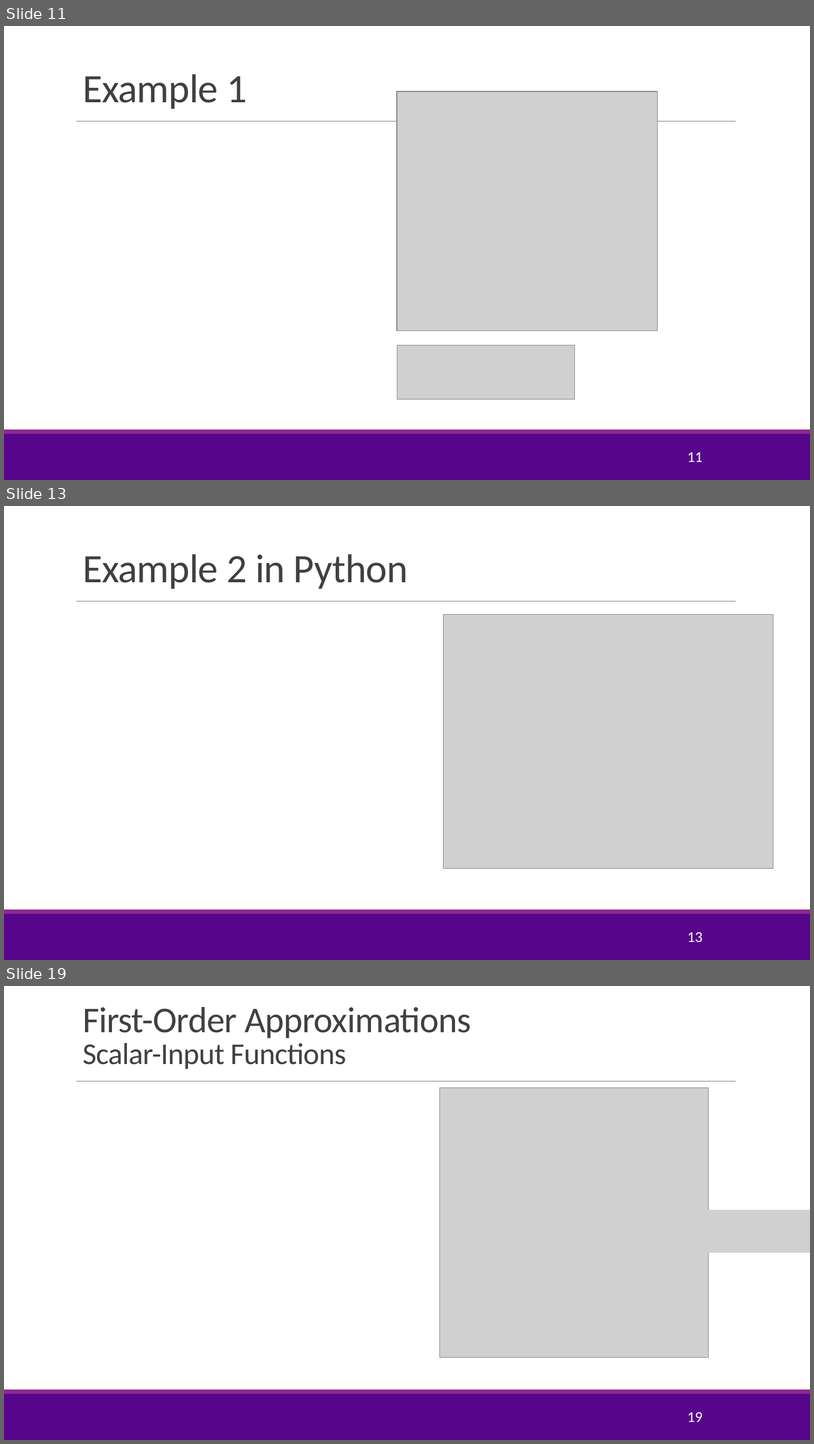
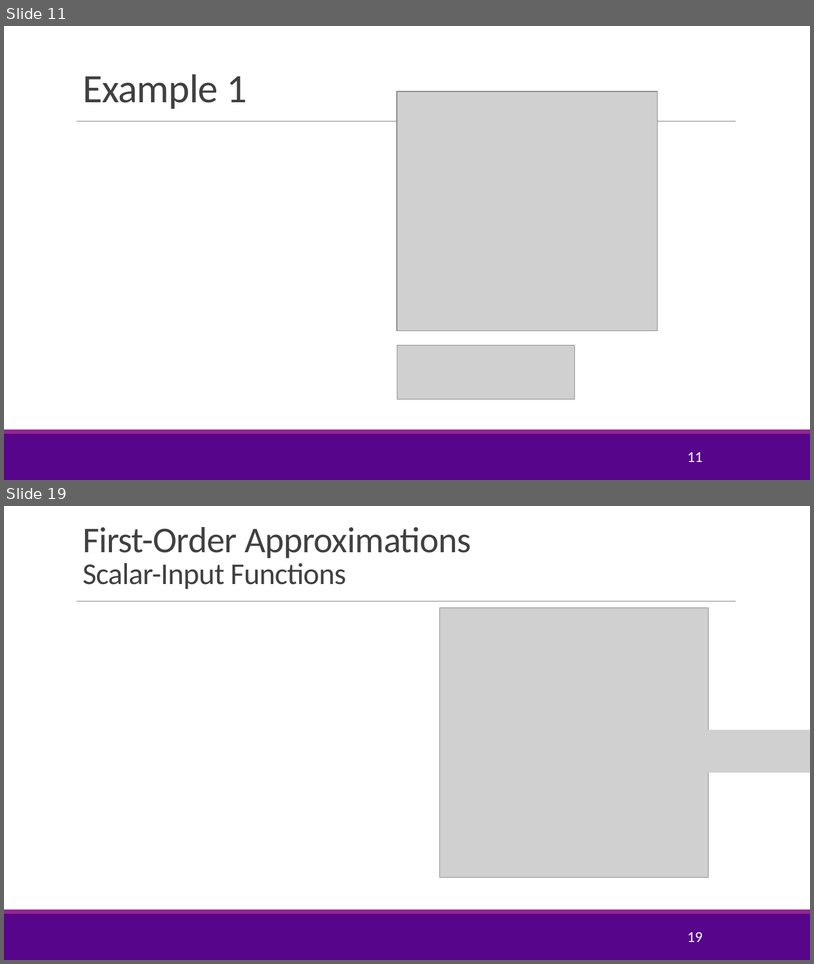
Before and after one commit to sdrangan/introml, a slide deck: lectures/Lect07_Optim.pptx. Shown one above the other, each under a label of ours: slides 11, 13 and 19 before the commit, slides 11 and 19 after it; the slides between them are not shown. The pictures are 814x1444 and 814x964 pixels, drawn with LibreOffice and Linux fonts; fonts in the diff are those of the drawing; grey boxes stand for pictures; background and template pictures are left out. Boxes give left, top, right and bottom in pixels: in the first picture for what was removed or moved away, otherwise in the second. Text is boxed around its words. In the diff, an @@ line names an element or a change of style, - is before the commit and + after.

```diff
--- a/lectures/Lect07_Optim.pptx
+++ b/lectures/Lect07_Optim.pptx
@@ slide 13 removed at (4,506,810,960), background #FFFFFF; not listed: 3 template elements that a slide beside it also shows @@
@@ title removed at (83,554,408,589) @@
-Example 2 in Python
@@ picture removed at (444,614,773,868) @@
@@ page number removed at (687,931,703,942) @@
-13
```
Also in this commit, not shown: 11 slides changed, 2 slides added, 4 other slides removed, 3 other files.
